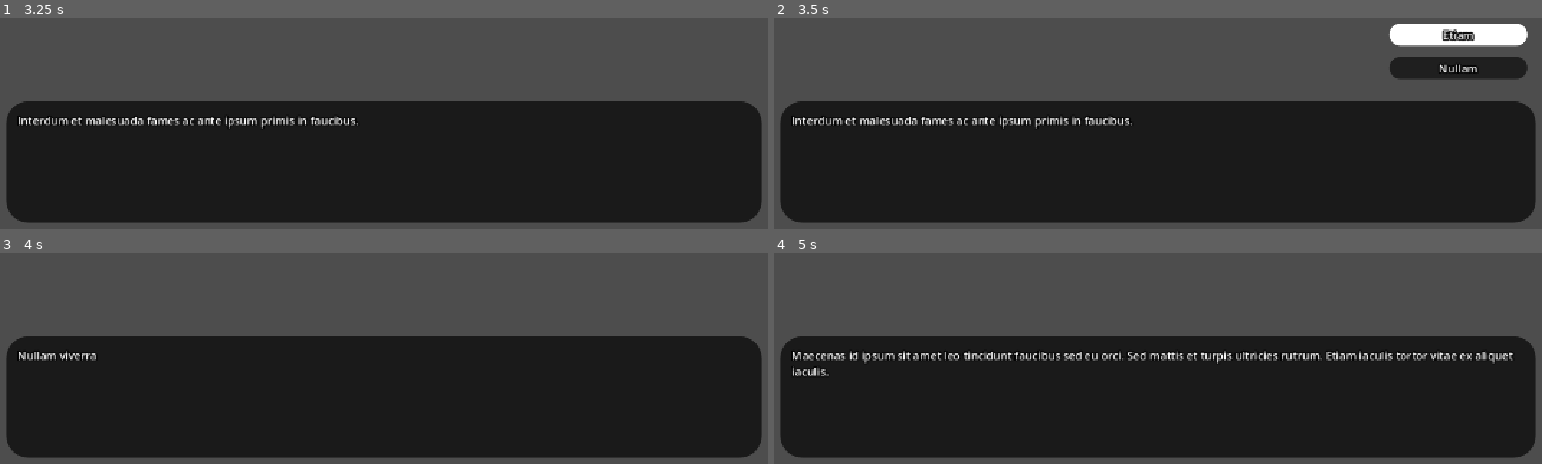
Above: before the commit, frames 1-4 (two rows, left to right).
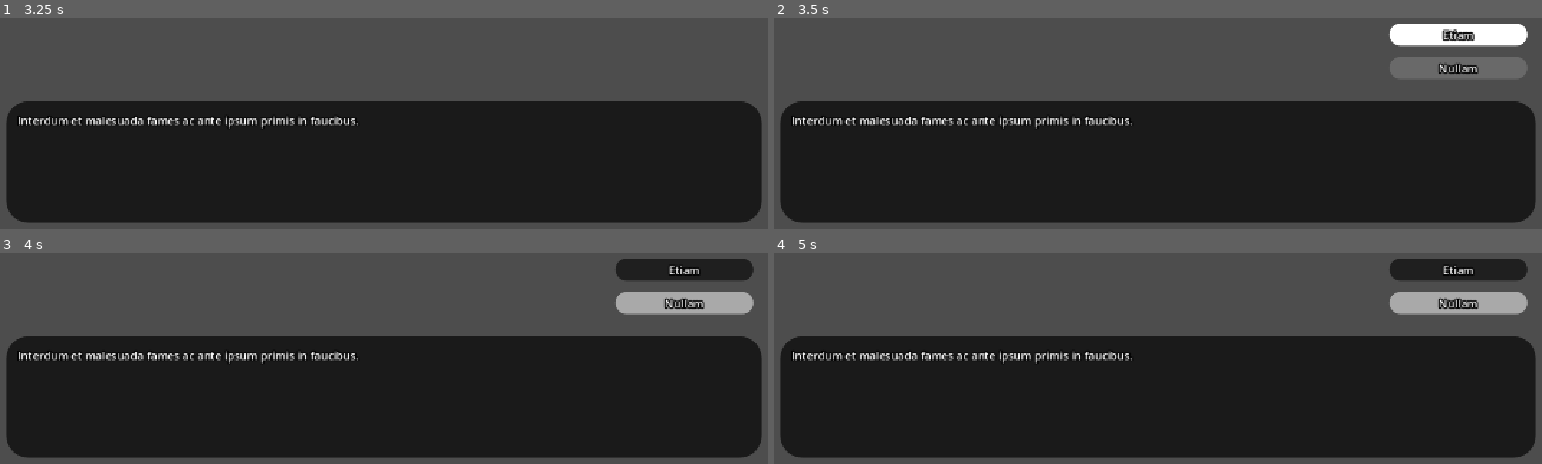
Above: after the commit, the same moments.

Repository: master172/NewDialogueSystem
Game: Godot game, scene res://tests/dialogue_testing.tscn
Two runs of this game, one before a commit and one after it. Both use one fixed random seed, a clock stepped at 60 frames per second and the inputs below. The project has no main scene, so this scene is started directly.
Inputs:
- Up to frame 1 (3.25 s): tap Enter (ui_accept) at 0.5, 1.35, 1.52, 1.82, 2.85, 3.02 s; hold Up (ui_up) 0.53-1.28 s; hold Enter (ui_accept) 0.53-1.28 s; hold Down (ui_down) 1.28-2.03 s; hold Enter (ui_accept) 2.03-2.78 s; hold Up (ui_up) from 2.03 s (still down)
- Up to frame 2 (3.5 s): keep holding Up (ui_up); tap Enter (ui_accept) at 3.32 s
- Up to frame 3 (4 s): release Up (ui_up) at 3.53 s; hold Down (ui_down) from 3.53 s (still down); hold Enter (ui_accept) from 3.53 s (still down)
- Up to frame 4 (5 s): keep holding Down (ui_down); release Enter (ui_accept) at 4.28 s; tap Enter (ui_accept) at 4.35, 4.52, 4.82 s

Frame 1 is identical in both runs. In frame 2, 1.7% of the frame differs, in the area x 80-99%, y 18-30%; in frame 3, 4.7%; in frame 4, 6.2%, in the area x 2-99%, y 2-59%.

Commit message:
add option disabling

Diff:
--- a/src/components/option.gd
+++ b/src/components/option.gd
@@ -3,10 +3,25 @@
 
 @export var label: Label
 
-const default_color:Color = Color("1f1f1f")
-const selected_color:Color = Color("ffffff")
+var selected_color:Color
+var default_color:Color
+
+const enabled_default_color:Color = Color("1f1f1f")
+const enabled_selected_color:Color = Color("ffffff")
+
+const disabled_default_color:Color = Color.DIM_GRAY
+const disabled_selected_color:Color = Color.DARK_GRAY
+
+var disabled:bool = false
 
 func _ready() -> void:
+	if not disabled:
+		selected_color = enabled_selected_color
+		default_color = enabled_default_color
+	else:
+		selected_color = disabled_selected_color
+		default_color = disabled_default_color
+
 	var panel_style:StyleBox = get_theme_stylebox("panel").duplicate(true) as StyleBoxFlat
 	add_theme_stylebox_override("panel", panel_style)
 	panel_style.bg_color = default_color
@@ -15,5 +30,6 @@
 	var style:StyleBox = get_theme_stylebox("panel") as StyleBoxFlat
 	style.bg_color = selected_color if selected else default_color
 
-func setup_option(option:String)->void:
-	label.text = option
+func setup_option(option:UIOptionResource)->void:
+	label.text = option.text
+	disabled = option.disabled
--- a/src/runtime/option_interface.gd
+++ b/src/runtime/option_interface.gd
@@ -28,16 +28,16 @@
 	if current_state == STATES.IDLE: visible = false
 	else: visible = true
 
-func add_option(option:String)->void:
+func add_option(option:UIOptionResource)->void:
 	var option_scene:DialogueOption = OPTION.instantiate()
 	option_scene.setup_option(option)
 	options_list.add_child(option_scene)
 
-func display_options(options:PackedStringArray)->void:
+func display_options(options:Array[UIOptionResource])->void:
 	if options.is_empty():
 		push_error("option array empty")
 		return
-	for i:String in options:
+	for i:UIOptionResource in options:
 		add_option(i)
 	setup_options_state(options)
 	current_state = STATES.PROCESSING
@@ -68,8 +68,14 @@
 		current_selected = (current_selected + 1) % max_selected
 		update_option_display(true)
 	if event.is_action_pressed("ui_accept"):
-		option_selected.emit(current_selected)
+		process_selected(current_selected)
 		#print("selected option: ",current_selected)
+
+func process_selected(selected:int)->void:
+	if (options_list.get_child(selected) as DialogueOption).disabled == true:
+		return
+	option_selected.emit(selected)
+
 func stop_processing()->void:
 	max_selected = 0
 	current_selected = -1
--- a/src/script_templates/dialogue_nodes/core_nodes/dialogue_options_node.gd
+++ b/src/script_templates/dialogue_nodes/core_nodes/dialogue_options_node.gd
@@ -16,17 +16,25 @@
 
 	context.options_interface.display_options(_build_options(options,context))
 
-func _build_options(given_options:Array[DialogueOptionResource],context:DialogueContext)->PackedStringArray:
+func _build_options(given_options:Array[DialogueOptionResource],context:DialogueContext)->Array[UIOptionResource]:
 	_visible_options.clear()
-	var resulting_options:PackedStringArray
+	var resulting_options:Array[UIOptionResource]
 	for i:int in given_options.size():
 		if not given_options[i].visible_condition.is_empty() and not context.expression_interface.evaluate(given_options[i].visible_condition):
 			continue
-		resulting_options.append(VariableParser.replace_symbols(given_options[i].text,context.variable_interface))
+		resulting_options.append(create_option_resource(given_options[i],context))
 		_visible_options.append(i)
 
 	return resulting_options
 
+func create_option_resource(option:DialogueOptionResource,context:DialogueContext)->UIOptionResource:
+	var returning_option:UIOptionResource = UIOptionResource.new()
+	returning_option.text = VariableParser.replace_symbols(option.text,context.variable_interface)
+	if not option.disabled_condtion.is_empty():
+		returning_option.disabled = context.expression_interface.evaluate(option.disabled_condtion)
+	else:
+		returning_option.disabled = false
+	return returning_option
 
 func _exit(context:DialogueContext)->void:
 	if context.options_interface.option_selected.is_connected(option_selected):
--- a/src/script_templates/transaction_resources/dialogue_option_resource.gd
+++ b/src/script_templates/transaction_resources/dialogue_option_resource.gd
@@ -2,5 +2,9 @@
 class_name DialogueOptionResource
 
 @export var text:String = ""
+
+##if this condition evaluates to false the dialog will not be visible
 @export var visible_condition:String = ""
+
+##if this condition evaluates to true the option will be disabled
 @export var disabled_condtion:String = ""
--- /dev/null
+++ b/src/script_templates/transaction_resources/ui_option_resource.gd
@@ -0,0 +1,5 @@
+extends Resource
+class_name UIOptionResource
+
+var text:String = ""
+var disabled:bool = false
--- a/tests/BaseDialogoue.tres
+++ b/tests/BaseDialogoue.tres
@@ -114,6 +114,7 @@
 [sub_resource type="Resource" id="Resource_4p0xp"]
 script = ExtResource("6_8sfvu")
 text = "Nullam"
+disabled_condtion = "true"
 metadata/_custom_type_script = "uid://cygu50gsf0nyi"
 
 [sub_resource type="Resource" id="Resource_kv54q"]
Not shown, added: src/script_templates/transaction_resources/ui_option_resource.gd.uid
